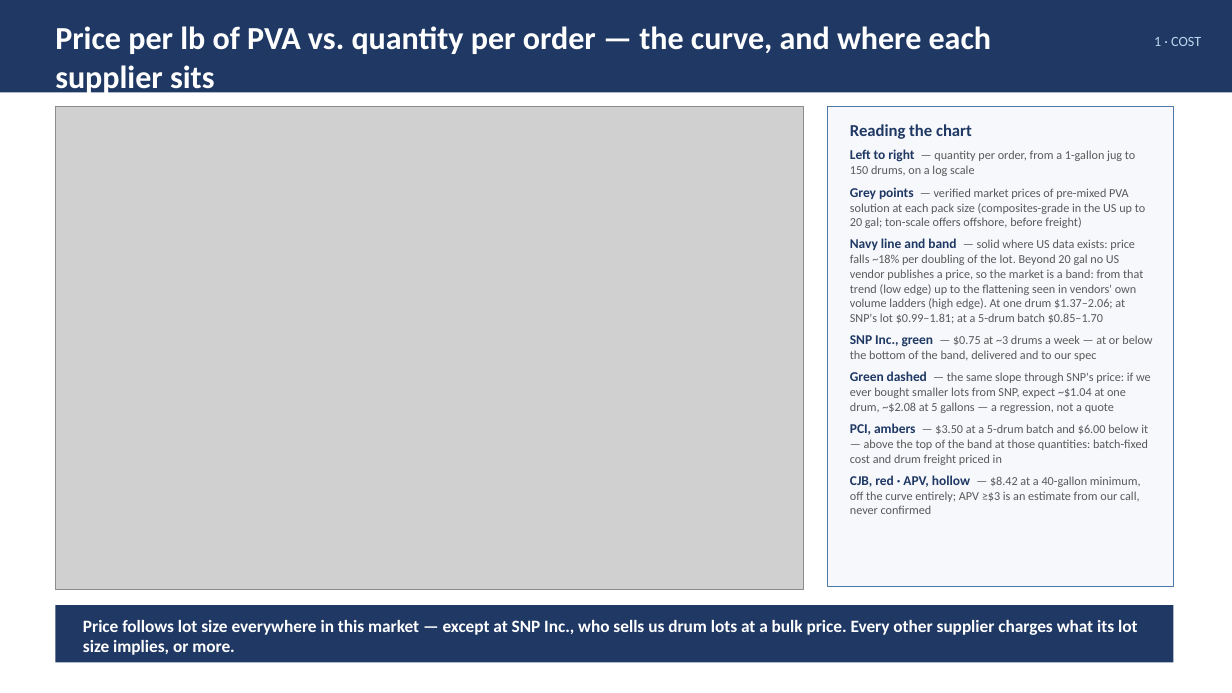
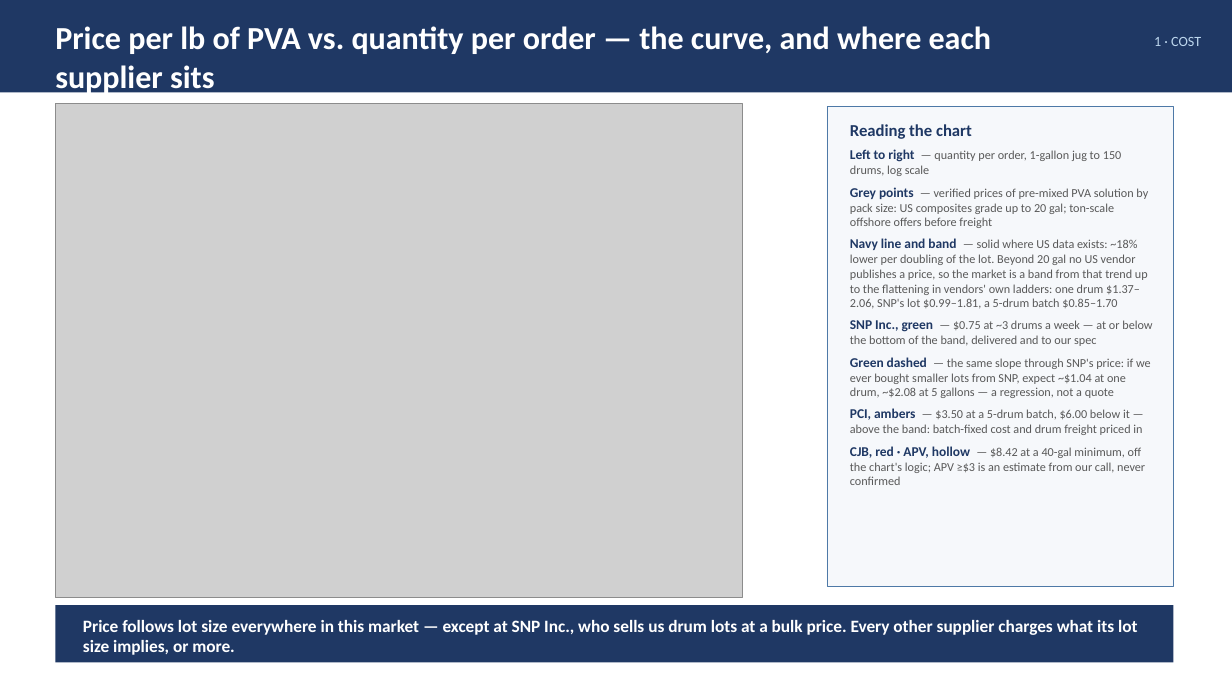
Before and after one commit to naviero1/Claude-Works, a slide deck: slide 3 of PVA second supplier initiative/PVA_Second_Supplier_Leadership_Deck.pptx. Drawn at 1232x693 pixels with LibreOffice and Linux fonts; fonts in the diff are those of the drawing; grey boxes stand for pictures. Boxes give left, top, right and bottom in pixels: in the first picture for what was removed or moved away, otherwise in the second. Text is boxed around its words. In the diff, an @@ line names an element or a change of style, - is before the commit and + after.

```diff
--- a/PVA second supplier initiative/PVA_Second_Supplier_Leadership_Deck.pptx
+++ b/PVA second supplier initiative/PVA_Second_Supplier_Leadership_Deck.pptx
@@ picture resized from (x1=55, y1=106, x2=804, y2=591) to (x1=55, y1=104, x2=743, y2=598) @@
@@ text at (x1=850, y1=149, x2=1148, y2=308): text changed @@
-Left to right — quantity per order, from a 1-gallon jug to 150 drums, on a log scale
-Grey points — verified market prices of pre-mixed PVA solution at each pack size (composites-grade in the US up to 20 gal; ton-scale offers offshore, before freight)
-Navy line and band — solid where US data exists: price falls ~18% per doubling of the lot. Beyond 20 gal no US vendor publishes a price, so the market is a band: from that trend (low edge) up to the flattening seen in vendors' own volume ladders (high edge). At one drum $1.37–2.06; at SNP's lot $0.99–1.81; at a 5-drum batch $0.85–1.70
+Left to right — quantity per order, 1-gallon jug to 150 drums, log scale
+Grey points — verified prices of pre-mixed PVA solution by pack size: US composites grade up to 20 gal; ton-scale offshore offers before freight
+Navy line and band — solid where US data exists: ~18% lower per doubling of the lot. Beyond 20 gal no US vendor publishes a price, so the market is a band from that trend up to the flattening in vendors' own ladders: one drum $1.37–2.06, SNP's lot $0.99–1.81, a 5-drum batch $0.85–1.70
@@ text at (x1=850, y1=408, x2=1145, y2=485): text changed @@
-PCI, ambers — $3.50 at a 5-drum batch and $6.00 below it — above the top of the band at those quantities: batch-fixed cost and drum freight priced in
-CJB, red · APV, hollow — $8.42 at a 40-gallon minimum, off the curve entirely; APV ≥$3 is an estimate from our call, never confirmed
+PCI, ambers — $3.50 at a 5-drum batch, $6.00 below it — above the band: batch-fixed cost and drum freight priced in
+CJB, red · APV, hollow — $8.42 at a 40-gal minimum, off the chart's logic; APV ≥$3 is an estimate from our call, never confirmed
```
Also in this commit, not shown: 4 other files.
